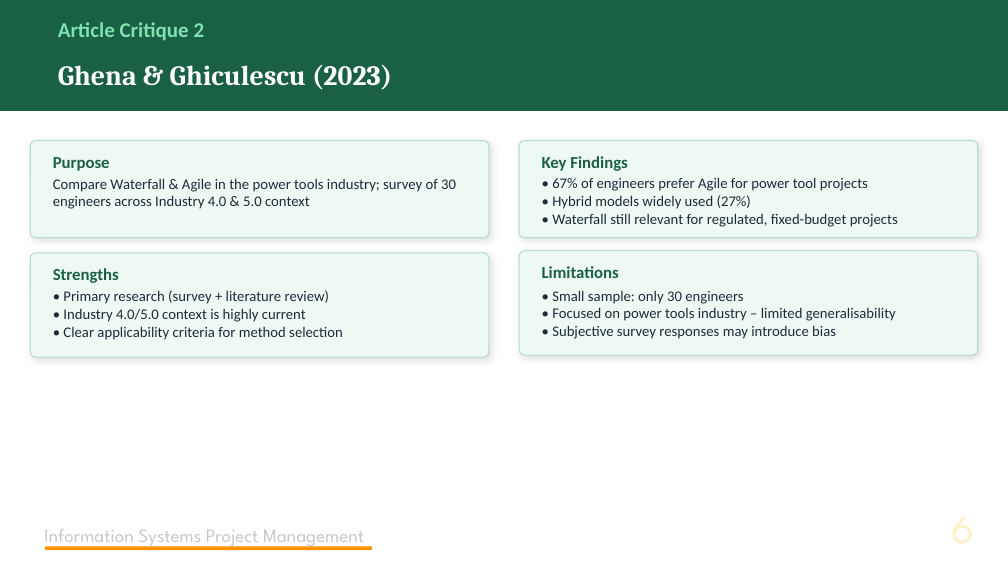
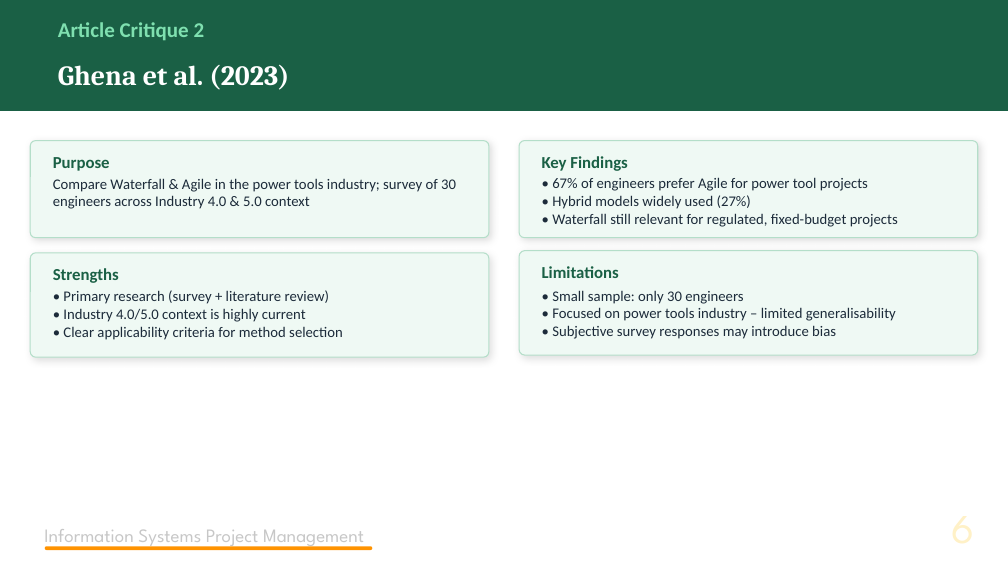
Before and after one commit to Tanvir000Tonoy/Presentation, a slide deck: slide 6 of Presentation ISPM.pptx. Drawn at 1008x567 pixels with LibreOffice and Linux fonts; fonts in the diff are those of the drawing. Boxes give left, top, right and bottom in pixels: in the first picture for what was removed or moved away, otherwise in the second. Text is boxed around its words. In the diff, an @@ line names an element or a change of style, - is before the commit and + after.

Commit message:
something new

```diff
--- a/Presentation ISPM.pptx
+++ b/Presentation ISPM.pptx
@@ text at <box>58,65,289,90</box>: text changed @@
-Ghena & Ghiculescu (2023)
+Ghena et al. (2023)
```
